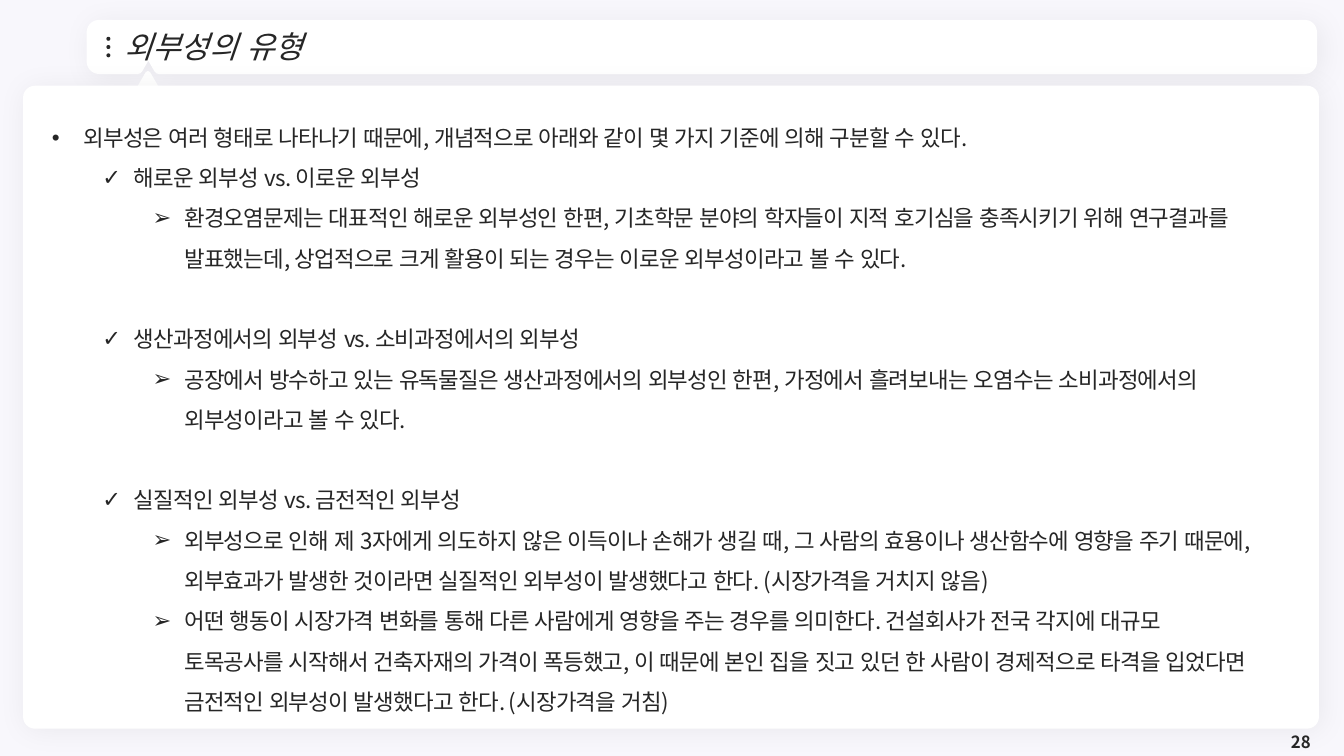
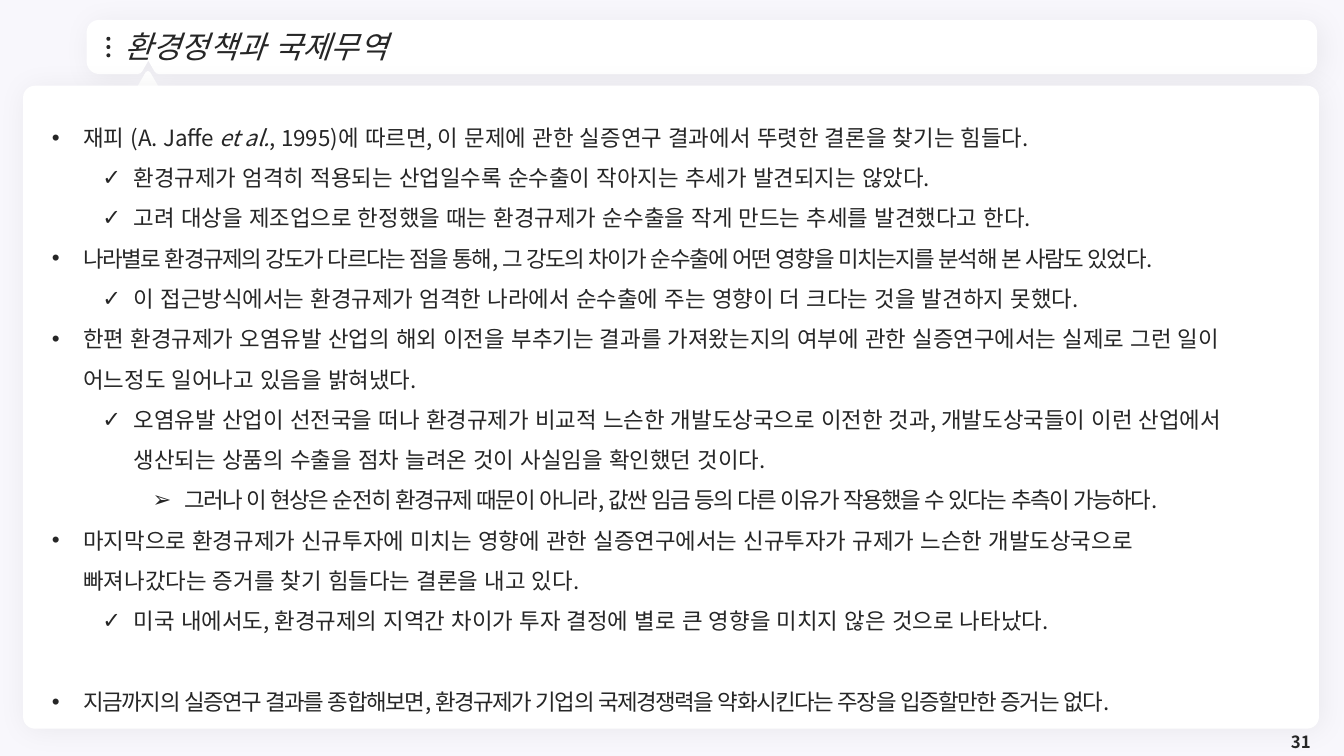
Before and after one commit to meandthey/Teaching, a slide deck: slide 31 of 재정학/01_Lectures/재정학_Chapter_7.pptx (slide 28 before the commit). Drawn at 1344x756 pixels with LibreOffice and Linux fonts; fonts in the diff are those of the drawing; background and template pictures are left out. Boxes give left, top, right and bottom in pixels: in the first picture for what was removed or moved away, otherwise in the second. Text is boxed around its words. In the diff, an @@ line names an element or a change of style, - is before the commit and + after.

```diff
--- a/재정학/01_Lectures/재정학_Chapter_7.pptx
+++ b/재정학/01_Lectures/재정학_Chapter_7.pptx
@@ title at <box>124,32,387,61</box>: text changed @@
-외부성의 유형
+환경정책과 국제무역
@@ text at <box>83,127,1221,714</box>: text changed @@
-• 외부성은 여러 형태로 나타나기 때문에, 개념적으로 아래와 같이 몇 가지 기준에 의해 구분할 수 있다.
-  ✓ 해로운 외부성 vs. 이로운 외부성
-    ➢ 환경오염문제는 대표적인 해로운 외부성인 한편, 기초학문 분야의 학자들이 지적 호기심을 충족시키기 위해 연구결과를 발표했는데, 상업적으로 크게 활용이 되는 경우는 이로운 외부성이라고 볼 수 있다.
-  ✓ 생산과정에서의 외부성 vs. 소비과정에서의 외부성
-    ➢ 공장에서 방수하고 있는 유독물질은 생산과정에서의 외부성인 한편, 가정에서 흘려보내는 오염수는 소비과정에서의 외부성이라고 볼 수 있다.
-  ✓ 실질적인 외부성 vs. 금전적인 외부성
-    ➢ 외부성으로 인해 제 3자에게 의도하지 않은 이득이나 손해가 생길 때, 그 사람의 효용이나 생산함수에 영향을 주기 때문에, 외부효과가 발생한 것이라면 실질적인 외부성이 발생했다고 한다. (시장가격을 거치지 않음)
-    ➢ 어떤 행동이 시장가격 변화를 통해 다른 사람에게 영향을 주는 경우를 의미한다. 건설회사가 전국 각지에 대규모 토목공사를 시작해서 건축자재의 가격이 폭등했고, 이 때문에 본인 집을 짓고 있던 한 사람이 경제적으로 타격을 입었다면 금전적인 외부성이 발생했다고 한다. (시장가격을 거침)
+• 재피 (A. Jaffe et al., 1995)에 따르면, 이 문제에 관한 실증연구 결과에서 뚜렷한 결론을 찾기는 힘들다.
+  ✓ 환경규제가 엄격히 적용되는 산업일수록 순수출이 작아지는 추세가 발견되지는 않았다.
+  ✓ 고려 대상을 제조업으로 한정했을 때는 환경규제가 순수출을 작게 만드는 추세를 발견했다고 한다.
+• 나라별로 환경규제의 강도가 다르다는 점을 통해, 그 강도의 차이가 순수출에 어떤 영향을 미치는지를 분석해 본 사람도 있었다.
+  ✓ 이 접근방식에서는 환경규제가 엄격한 나라에서 순수출에 주는 영향이 더 크다는 것을 발견하지 못했다.
+• 한편 환경규제가 오염유발 산업의 해외 이전을 부추기는 결과를 가져왔는지의 여부에 관한 실증연구에서는 실제로 그런 일이 어느정도 일어나고 있음을 밝혀냈다.
+  ✓ 오염유발 산업이 선전국을 떠나 환경규제가 비교적 느슨한 개발도상국으로 이전한 것과, 개발도상국들이 이런 산업에서 생산되는 상품의 수출을 점차 늘려온 것이 사실임을 확인했던 것이다.
+    ➢ 그러나 이 현상은 순전히 환경규제 때문이 아니라, 값싼 임금 등의 다른 이유가 작용했을 수 있다는 추측이 가능하다.
+• 마지막으로 환경규제가 신규투자에 미치는 영향에 관한 실증연구에서는 신규투자가 규제가 느슨한 개발도상국으로 빠져나갔다는 증거를 찾기 힘들다는 결론을 내고 있다.
+  ✓ 미국 내에서도, 환경규제의 지역간 차이가 투자 결정에 별로 큰 영향을 미치지 않은 것으로 나타났다.
+• 지금까지의 실증연구 결과를 종합해보면, 환경규제가 기업의 국제경쟁력을 약화시킨다는 주장을 입증할만한 증거는 없다.
@@ page number at <box>1291,735,1311,748</box>: text changed @@
-28
+31
```
Also in this commit, not shown: 8 other slides changed, 4 slides added, 16 slides removed, 11 other files.
